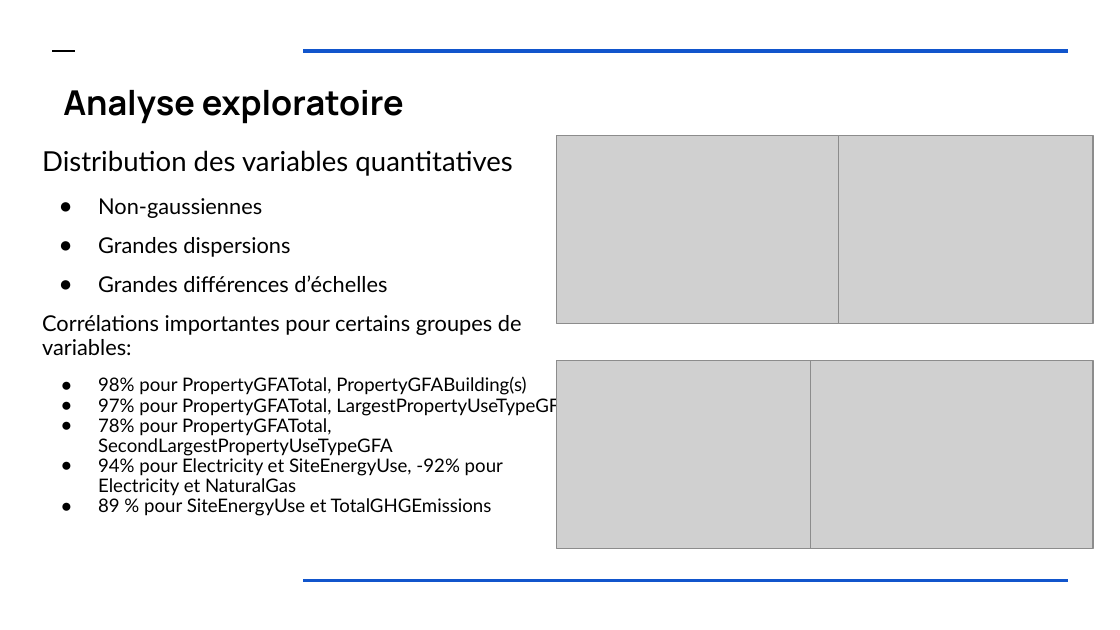
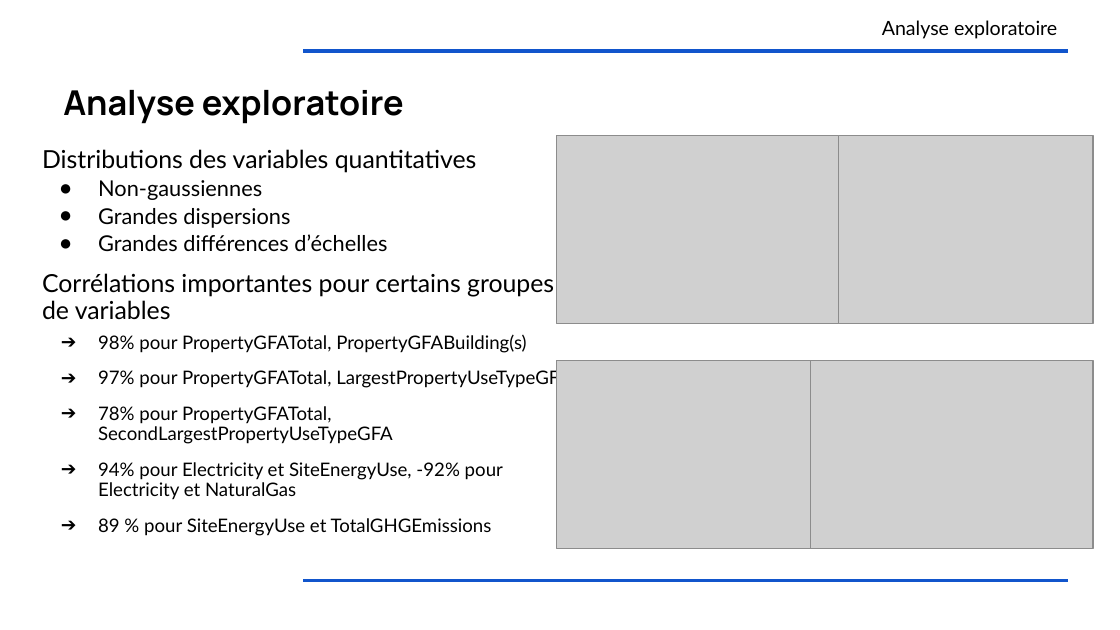
Before and after one commit to OlivierLegrand/P7, a slide deck: slide 7 of P4/anticipez la consommation électrique de bâtiments.pptx. Drawn at 1120x630 pixels with LibreOffice and Linux fonts; fonts in the diff are those of the drawing; grey boxes stand for pictures. Boxes give left, top, right and bottom in pixels: in the first picture for what was removed or moved away, otherwise in the second. Text is boxed around its words. In the diff, an @@ line names an element or a change of style, - is before the commit and + after.

```diff
--- a/P4/anticipez la consommation électrique de bâtiments.pptx
+++ b/P4/anticipez la consommation électrique de bâtiments.pptx
@@ title added at [882, 20, 1057, 39], 12.6 pt, text #000000 @@
+Analyse exploratoire
@@ line removed from (53, 50) to (75, 50) @@
@@ text at [42, 149, 477, 173]: text changed; size 17.8 to 16 pt @@
-Distribution des variables quantitatives
+Distributions des variables quantitatives
@@ text at [98, 180, 571, 536]: line spacing 0.9 to 1.05; less space between paragraphs; bullet ● to ➔; more space between paragraphs @@
@@ text at [42, 273, 554, 320]: text changed; size 14 to 16 pt @@
-Corrélations importantes pour certains groupes de variables:
+Corrélations importantes pour certains groupes de variables
```
Also in this commit, not shown: 24 other slides changed, 13 slides added, 9 slides removed, 3 other files.
